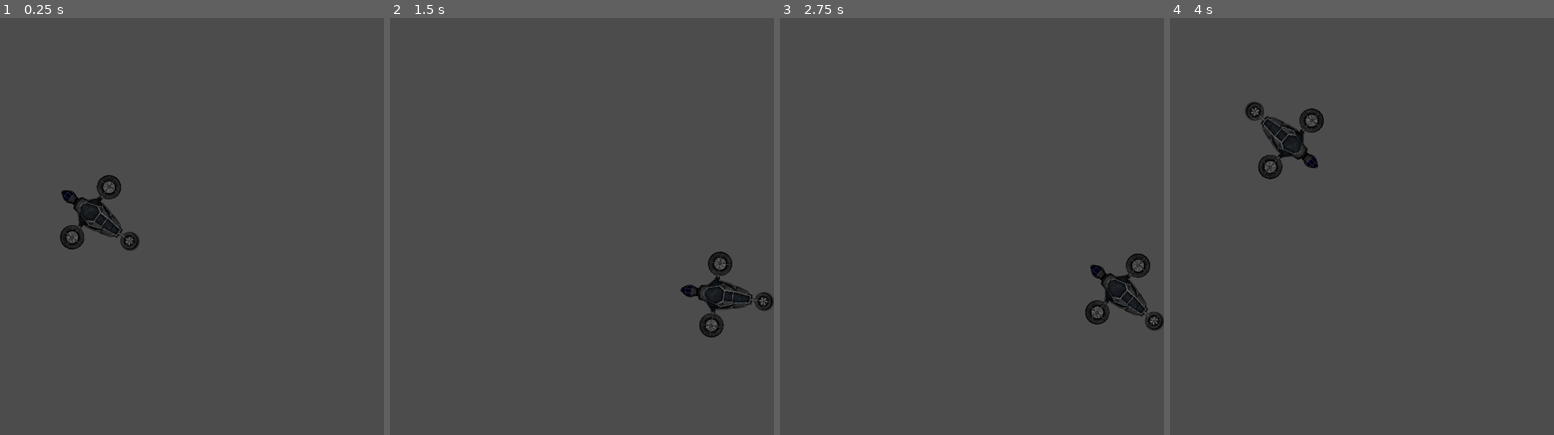
Above: before the commit, frames 1-4 (left to right).
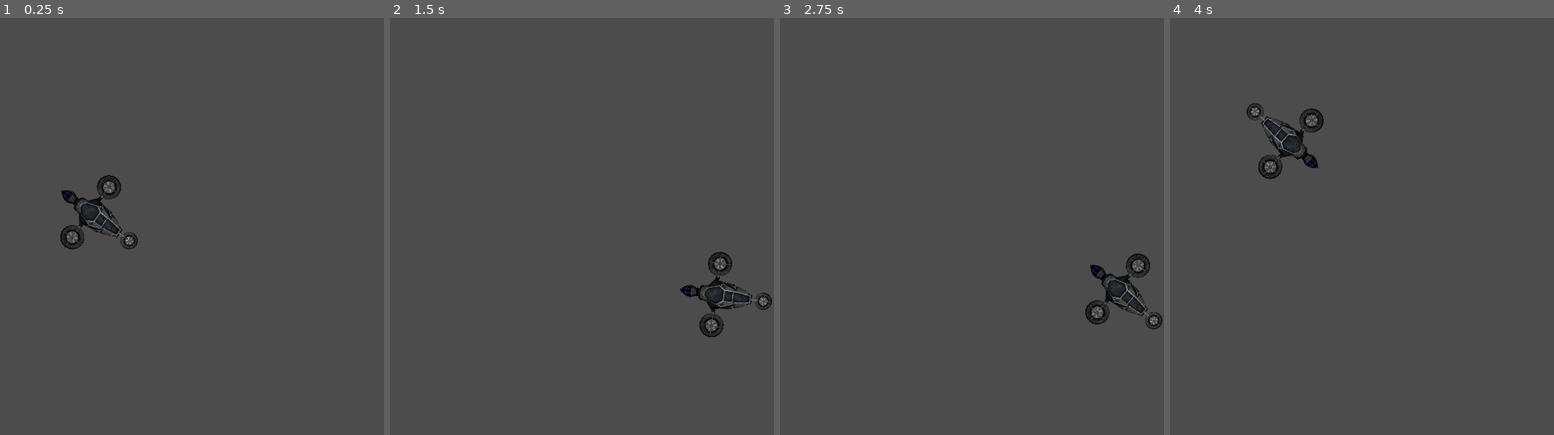
Above: after the commit, the same moments.

Repository: MadOgre/brink-of-extinction
Game: Godot game, scene res://stages/game_stage.tscn
Two runs of this game, one before a commit and one after it. Both use one fixed random seed, a clock stepped at 60 frames per second and the inputs below.
Inputs (mouse positions are in pixels of both pictures, inside the frame that each line leads up to):
- Up to frame 1 (0.25 s): no input
- Up to frame 2 (1.5 s): tap Enter at 0.5 s; move the mouse to (616, 205) at 0.52 s; hold D (game_right) 0.53-1.28 s; move the mouse to (outside the picture) at 1.27 s; hold S (game_down) from 1.28 s (still down)
- Up to frame 3 (2.75 s): tap Space at 2 s; move the mouse to (941, 134) at 2.02 s; release S (game_down) at 2.03 s; hold D (game_right) from 2.03 s (still down)
- Up to frame 4 (4 s): tap Enter at 2.75 s; move the mouse to (1246, 309) at 2.77 s; release D (game_right) at 2.78 s; hold W (game_up) 2.78-3.53 s; move the mouse to (1442, 289) at 3.52 s; hold A (game_left) from 3.53 s (still down)

The runs differ from the first frame. In frame 1, 0.2% of the frame differs, in the area x 15-37%, y 37-56%; in frame 2, 0.2%, in the area x 75-100%, y 56-77%; in frame 3, 0.2%; in frame 4, 0.2%.

Commit message:
add idle sprites for ship, create animation, integrate into scene @U12

Diff:
--- a/scenes/airship.tscn
+++ b/scenes/airship.tscn
@@ -1,9 +1,23 @@
-[gd_scene load_steps=3 format=2]
+[gd_scene load_steps=9 format=2]
 
 [ext_resource path="res://scripts/airship.gd" type="Script" id=1]
-[ext_resource path="res://sprites/airship_idle_shadow_overhead0000.png" type="Texture" id=2]
+[ext_resource path="res://sprites/Airship/Idle/airship_idle0000.png" type="Texture" id=2]
+[ext_resource path="res://sprites/Airship/Idle/airship_idle0001.png" type="Texture" id=3]
+[ext_resource path="res://sprites/Airship/Idle/airship_idle0002.png" type="Texture" id=4]
+[ext_resource path="res://sprites/Airship/Idle/airship_idle0003.png" type="Texture" id=5]
+[ext_resource path="res://sprites/Airship/Idle/airship_idle0004.png" type="Texture" id=6]
+[ext_resource path="res://sprites/Airship/Idle/airship_idle0005.png" type="Texture" id=7]
 
-[node name="airship" type="KinematicBody2D"]
+[sub_resource type="SpriteFrames" id=1]
+
+animations = [ {
+"frames": [ ExtResource( 2 ), ExtResource( 3 ), ExtResource( 4 ), ExtResource( 5 ), ExtResource( 6 ), ExtResource( 7 ) ],
+"loop": true,
+"name": "default",
+"speed": 30.0
+} ]
+
+[node name="airship" type="KinematicBody2D" index="0"]
 
 position = Vector2( -2.57749, 0.205878 )
 input_pickable = false
@@ -18,11 +32,14 @@
 SPEED = 300
 SIDE_SPEED = 100
 
-[node name="airship_sprite" type="Sprite" parent="." index="0"]
+[node name="airship_sprite" type="AnimatedSprite" parent="." index="0"]
 
 rotation = 1.5708
 scale = Vector2( 0.3, 0.3 )
-texture = ExtResource( 2 )
+frames = SubResource( 1 )
+animation = "default"
+frame = 2
+playing = true
 _sections_unfolded = [ "Transform" ]
 
 [node name="airship_collision" type="CollisionPolygon2D" parent="." index="1"]
--- a/stages/game_stage.tscn
+++ b/stages/game_stage.tscn
@@ -3,7 +3,7 @@
 [ext_resource path="res://scenes/walls.tscn" type="PackedScene" id=1]
 [ext_resource path="res://scenes/airship.tscn" type="PackedScene" id=2]
 
-[node name="game_stage" type="Node" index="0"]
+[node name="game_stage" type="Node"]
 
 [node name="walls" parent="." index="0" instance=ExtResource( 1 )]
 
Binary file added: sprites/Airship/Idle/airship_idle0000.png
Not shown, added: sprites/Airship/Idle/airship_idle0000.png.import
Binary file added: sprites/Airship/Idle/airship_idle0001.png
Not shown, added: sprites/Airship/Idle/airship_idle0001.png.import
Binary file added: sprites/Airship/Idle/airship_idle0002.png
Not shown, added: sprites/Airship/Idle/airship_idle0002.png.import
Binary file added: sprites/Airship/Idle/airship_idle0003.png
Not shown, added: sprites/Airship/Idle/airship_idle0003.png.import
Binary file added: sprites/Airship/Idle/airship_idle0004.png
Not shown, added: sprites/Airship/Idle/airship_idle0004.png.import
Binary file added: sprites/Airship/Idle/airship_idle0005.png
Not shown, added: sprites/Airship/Idle/airship_idle0005.png.import
